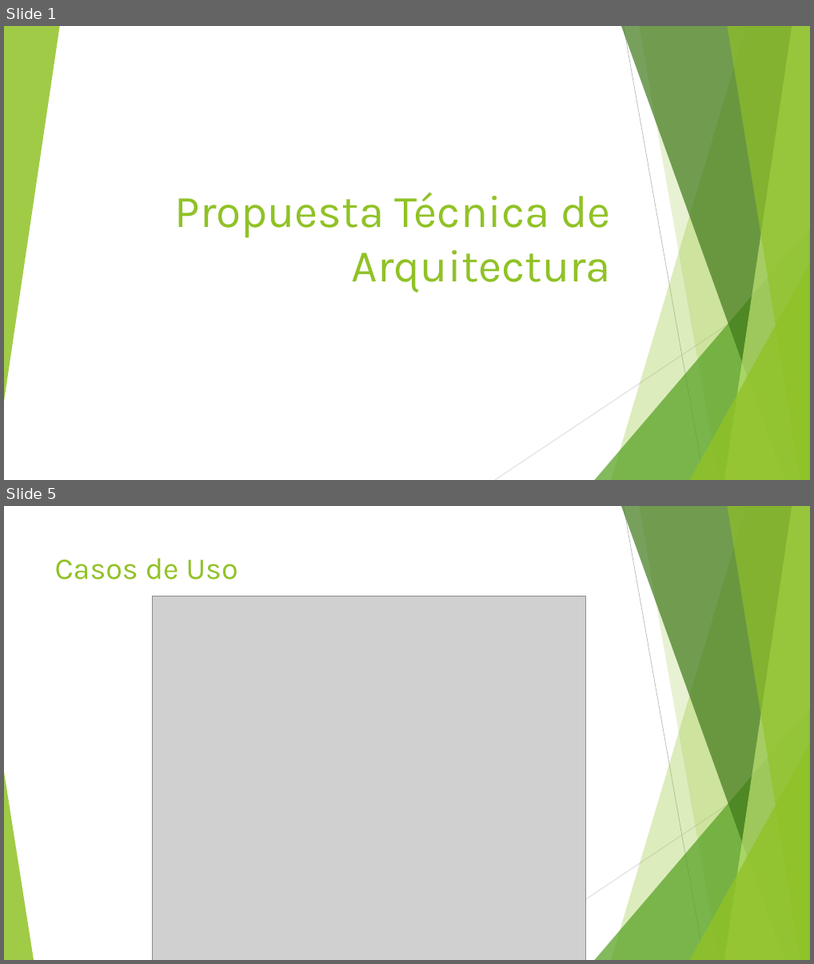
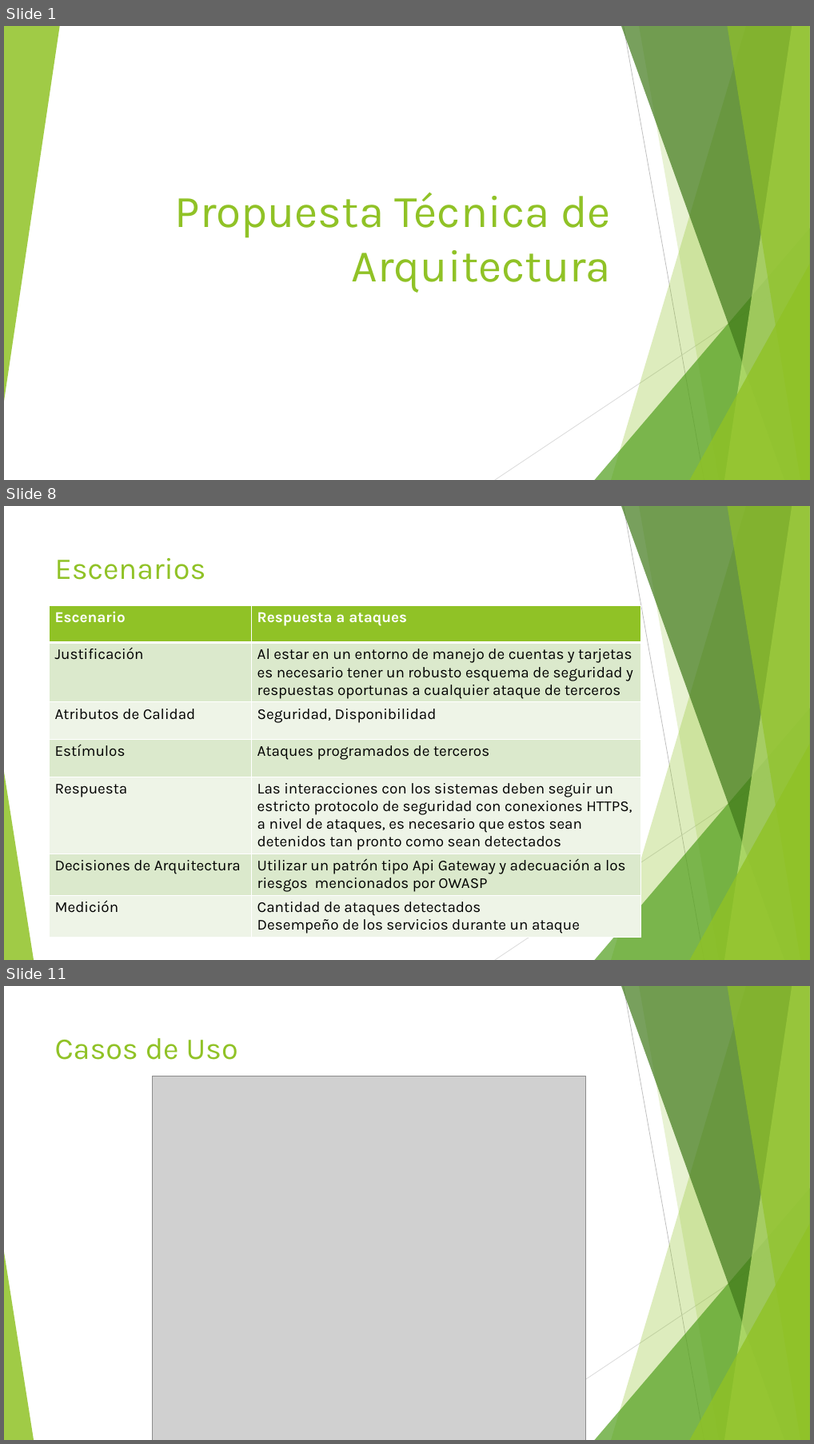
Before and after one commit to danielzerain/lt-banking, a slide deck: documentacion/Architecture-Technical-Proposal-Presentation.pptx. Shown one above the other, each under a label of ours: slides 1 and 5 before the commit, slides 1, 8 and 11 after it; the slides between them are not shown. The pictures are 814x964 and 814x1444 pixels, drawn with LibreOffice and Linux fonts; fonts in the diff are those of the drawing; grey boxes stand for pictures. Boxes give left, top, right and bottom in pixels: in the first picture for what was removed or moved away, otherwise in the second. Text is boxed around its words. In the diff, an @@ line names an element or a change of style, - is before the commit and + after.

```diff
--- a/documentacion/Architecture-Technical-Proposal-Presentation.pptx
+++ b/documentacion/Architecture-Technical-Proposal-Presentation.pptx
@@ slide 8 added at bbox=[4, 506, 810, 960], background #FFFFFF; not listed: 10 template elements that a slide beside it also shows @@
@@ title added at bbox=[55, 558, 206, 580], 36 pt, text #90C226 @@
+Escenarios
@@ table added at bbox=[49, 605, 642, 941], 7 rows, 2 columns @@
+Escenario | Respuesta a ataques
+Justificación | Al estar en un entorno de manejo de cuentas y tarjetas es necesario tener un robusto esquema de seguridad y respuestas oportunas a cualquier ataque de terceros
+Atributos de Calidad | Seguridad, Disponibilidad
+Estímulos | Ataques programados de terceros
+Respuesta | Las interacciones con los sistemas deben seguir un estricto protocolo de seguridad con conexiones HTTPS, a nivel de ataques, es necesario que estos sean detenidos tan pronto como sean detectados
+Decisiones de Arquitectura | Utilizar un patrón tipo Api Gateway y adecuación a los riesgos mencionados por OWASP
+Medición | Cantidad de ataques detectados / Desempeño de los servicios durante un ataque
@@ what was slide 5 is now slide 11 @@
```
Also in this commit, not shown: 4 slides changed, 6 other slides added, 1 slide removed, 5 other files.
